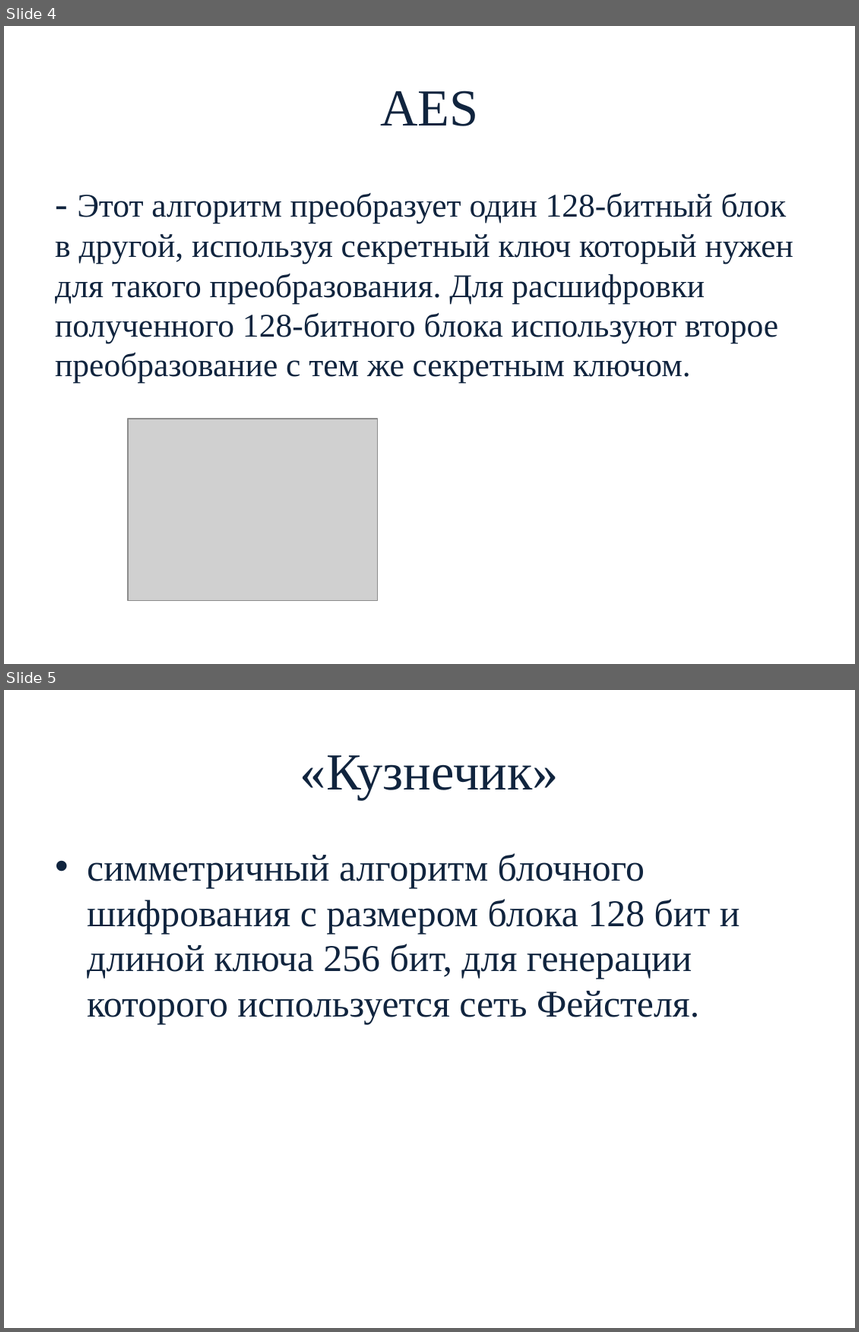
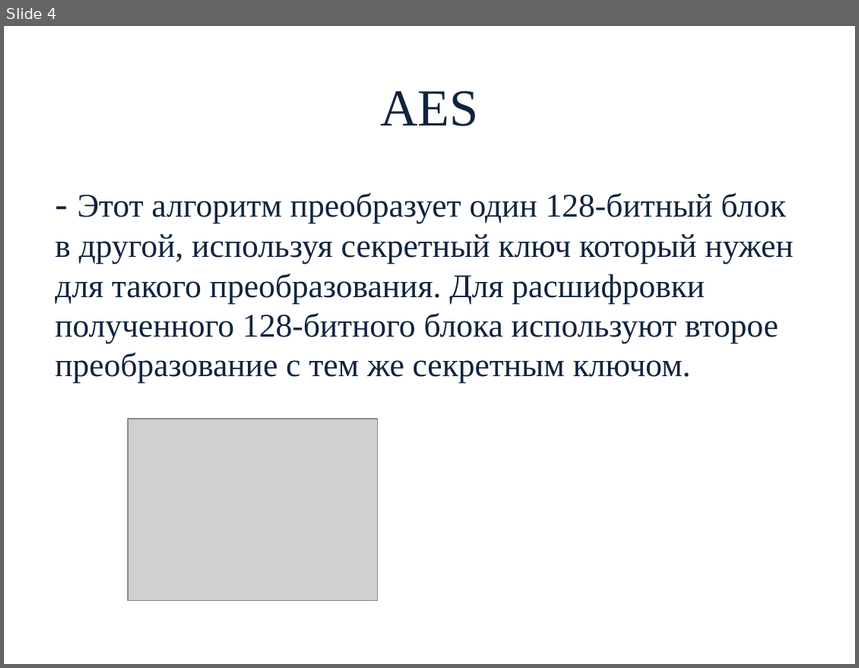
Before and after one commit to Hmelk/Project_Crypto, a slide deck: КР. 09.02.03.18.16-2.19.ПЗ.pptx. Shown one above the other, each under a label of ours: slides 4 and 5 before the commit, slide 4 after it. The pictures are 859x1332 and 859x668 pixels, drawn with LibreOffice and Linux fonts; fonts in the diff are those of the drawing; grey boxes stand for pictures; background and template pictures are left out. Boxes give left, top, right and bottom in pixels: in the first picture for what was removed or moved away, otherwise in the second. Text is boxed around its words. In the diff, an @@ line names an element or a change of style, - is before the commit and + after.

```diff
--- a/КР. 09.02.03.18.16-2.19.ПЗ.pptx
+++ b/КР. 09.02.03.18.16-2.19.ПЗ.pptx
@@ slide 5 removed at box(4, 690, 855, 1328), background picture (left out) @@
@@ title removed at box(300, 755, 559, 799) @@
-«Кузнечик»
@@ text removed at box(87, 853, 740, 1024) @@
-• симметричный алгоритм блочного шифрования с размером блока 128 бит и длиной ключа 256 бит, для генерации которого используется сеть Фейстеля.
```
Also in this commit, not shown: 3 slides changed, 1 other file.
